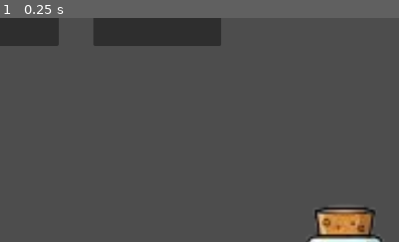
Above: before the commit, frame 1.
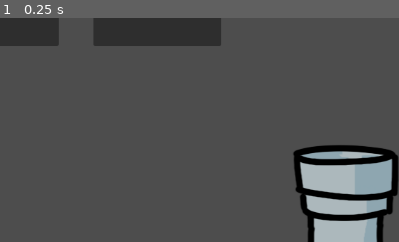
Above: after the commit, the same moment.

Repository: andreaTheCoder/MiniJam207Primal
Game: Godot game, scene res://scenes/shop.tscn
Same seed, same stepped clock (60 frames per second), same inputs: the game is played once before the commit and once after it. The engine's default icon, where the game draws it, is replaced by a stand-in: a white triangle on a blue panel in a dark square.
Inputs:
- Up to frame 1 (0.25 s): no input
The pictures show only the part of the screen within x 50-100%, y 50-100%; the shares and areas given below are measured in that part.

The runs differ from the first frame. In frame 1, 9.7% of the frame differs, in the area x 73-100%, y 56-100%.

Commit message:
put in potion sprite

Diff:
--- a/scenes/potion.tscn
+++ b/scenes/potion.tscn
@@ -1,11 +1,13 @@
 [gd_scene format=3 uid="uid://ckxxx2f8cya88"]
 
+[ext_resource type="Texture2D" uid="uid://c5eo83qwh7rmb" path="res://art/potions/Empty Potion.png" id="1_le10y"]
 [ext_resource type="Script" uid="uid://bvpouoppxum5b" path="res://scripts/potion.gd" id="2_itmmj"]
 
 [sub_resource type="RectangleShape2D" id="RectangleShape2D_le10y"]
 size = Vector2(219, 461)
 
 [node name="Potion" type="Sprite2D" unique_id=1206123825]
+texture = ExtResource("1_le10y")
 script = ExtResource("2_itmmj")
 
 [node name="Area2D" type="Area2D" parent="." unique_id=1889516584]
--- a/scripts/potion.gd
+++ b/scripts/potion.gd
@@ -7,7 +7,7 @@
 @export var dragging := false
 # Called when the node enters the scene tree for the first time.
 func _ready() -> void:
-	texture = preload("res://stock/potionsotck.png")
+	texture = preload("res://art/potions/Empty Potion.png")
 
 
 # Called every frame. 'delta' is the elapsed time since the previous frame.
Binary file added: art/potions/Empty Potion.png
Not shown, added: art/potions/Empty Potion.png.import
